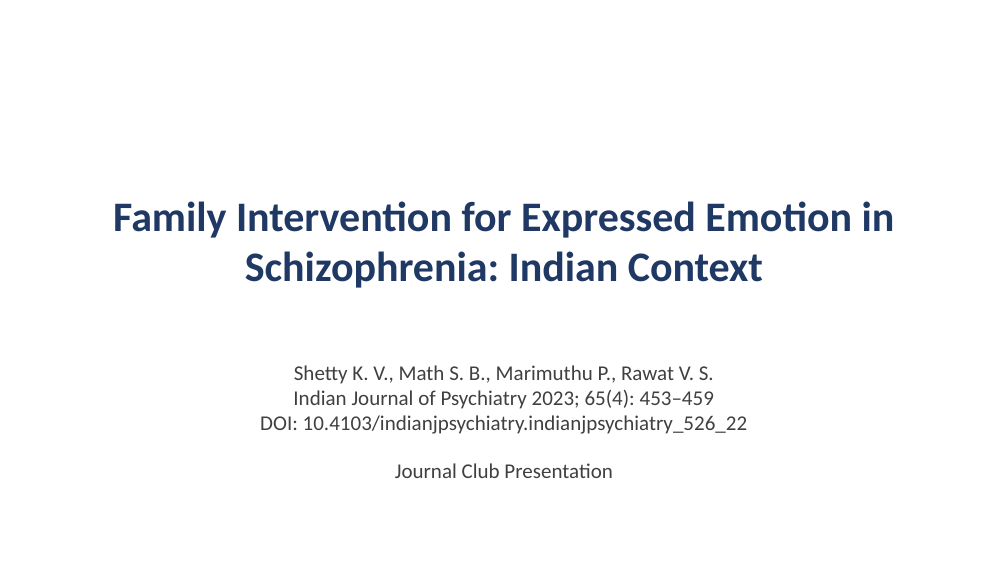
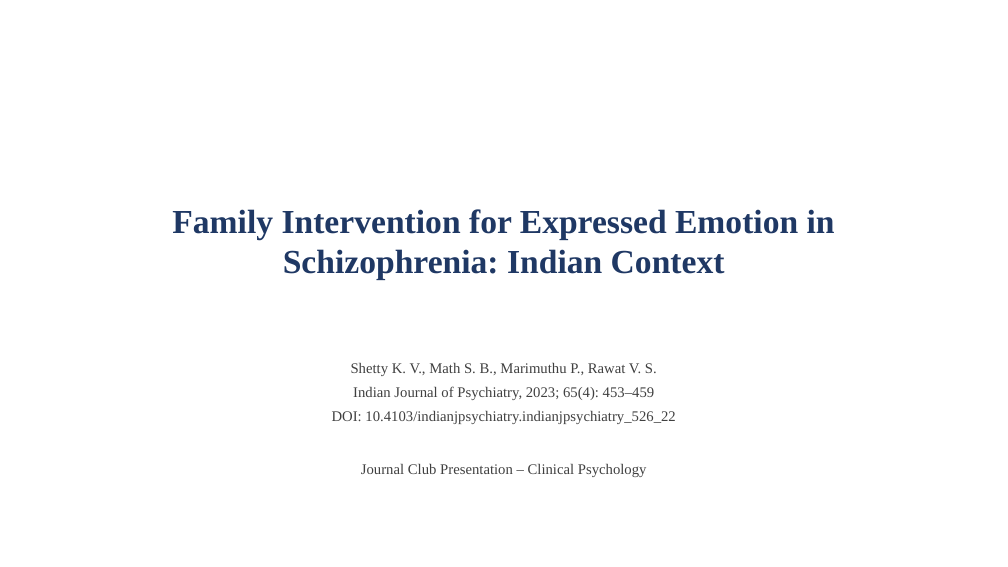
Before and after one commit to tejasdangodra786-byte/Dango-kiro, a slide deck: slide 1 of Family_Intervention_EE_Schizophrenia_JournalClub.pptx. Drawn at 1008x567 pixels with LibreOffice and Linux fonts; fonts in the diff are those of the drawing. Boxes give left, top, right and bottom in pixels: in the first picture for what was removed or moved away, otherwise in the second. Text is boxed around its words. In the diff, an @@ line names an element or a change of style, - is before the commit and + after.

Commit message:
Update journal-club presentation: detailed version (Times New Roman 12/14pt, operational definitions, hypotheses, session-by-session intervention, full references)

```diff
--- a/Family_Intervention_EE_Schizophrenia_JournalClub.pptx
+++ b/Family_Intervention_EE_Schizophrenia_JournalClub.pptx
@@ text "Family Intervention for Expressed Emotion ..." at <box>172,209,835,279</box>: size 40 to 32 pt, font Calibri to Times New Roman; more space between paragraphs @@
@@ text at <box>332,363,675,424</box>: size 20 to 14 pt, font Calibri to Times New Roman in "Shetty K. V., Math S. B., Marimuthu ...", "DOI: 10.4103/indianjpsychiatry.indianjpsychiatry_526_22"; more space between paragraphs @@
@@ text at <box>353,386,655,400</box>: text changed; size 20 to 14 pt; font Calibri to Times New Roman @@
-Indian Journal of Psychiatry 2023; 65(4): 453–459
+Indian Journal of Psychiatry, 2023; 65(4): 453–459
@@ text at <box>361,464,647,477</box>: text changed; size 20 to 14 pt; font Calibri to Times New Roman @@
-Journal Club Presentation
+Journal Club Presentation – Clinical Psychology
```
Also in this commit, not shown: 14 other slides changed, 13 slides added, 10 slides removed.
